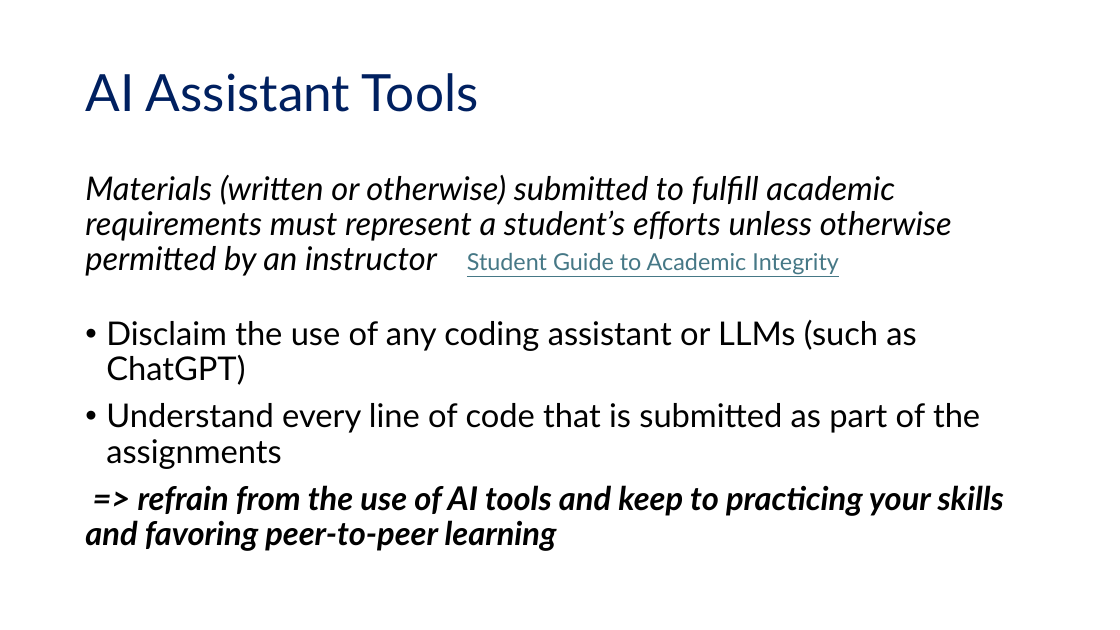
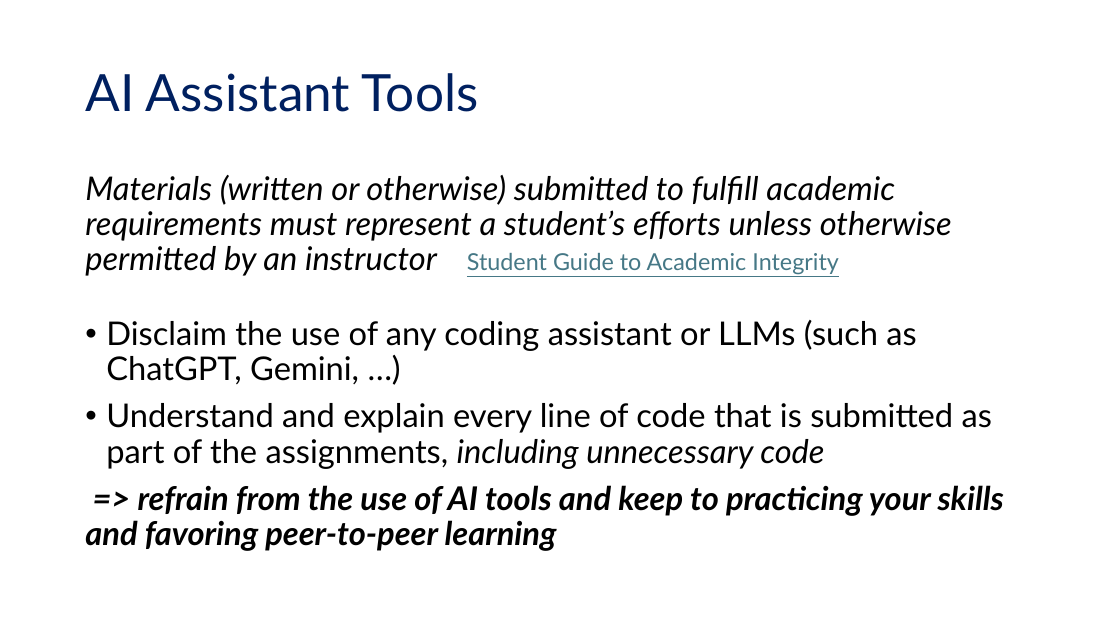
Before and after one commit to UCSB-Library-Research-Data-Services/bren-eds213, a slide deck: slide 13 of modules/week01/eds-213_intro.pptx (slide 12 before the commit). Drawn at 1120x630 pixels with LibreOffice and Linux fonts; fonts in the diff are those of the drawing. Boxes give left, top, right and bottom in pixels: in the first picture for what was removed or moved away, otherwise in the second. Text is boxed around its words. In the diff, an @@ line names an element or a change of style, - is before the commit and + after.

```diff
--- a/modules/week01/eds-213_intro.pptx
+++ b/modules/week01/eds-213_intro.pptx
@@ text at box(106, 320, 992, 469): text changed @@
-• Disclaim the use of any coding assistant or LLMs (such as ChatGPT)
-• Understand every line of code that is submitted as part of the assignments
+• Disclaim the use of any coding assistant or LLMs (such as ChatGPT, Gemini, …)
+• Understand and explain every line of code that is submitted as part of the assignments, including unnecessary code
```
Also in this commit, not shown: 11 other slides changed, 1 slide added.
